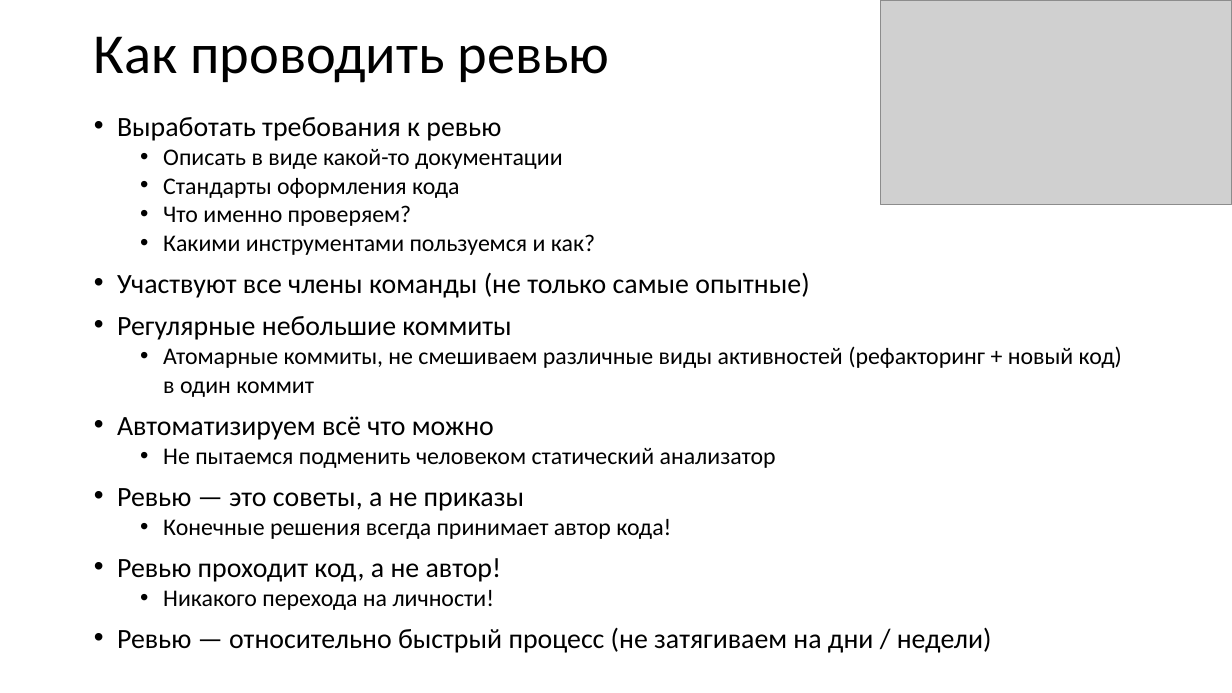
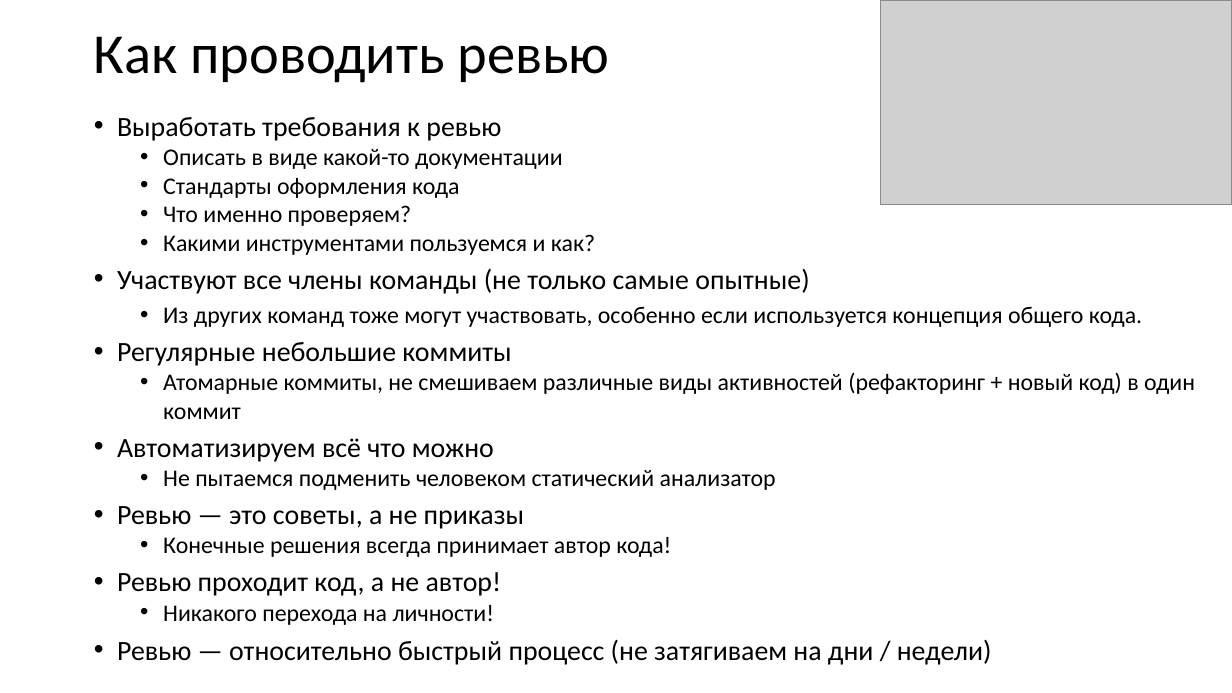
Before and after one commit to xtrueman/prog_instruments, a slide deck: slide 10 of presentations/CodeReview.pptx. Drawn at 1232x693 pixels with LibreOffice and Linux fonts; fonts in the diff are those of the drawing; grey boxes stand for pictures. Boxes give left, top, right and bottom in pixels: in the first picture for what was removed or moved away, otherwise in the second. Text is boxed around its words. In the diff, an @@ line names an element or a change of style, - is before the commit and + after.

```diff
--- a/presentations/CodeReview.pptx
+++ b/presentations/CodeReview.pptx
@@ text at <box>117,117,992,665</box>: less space between paragraphs @@
@@ text at <box>163,306,1142,327</box>: paragraph added @@
+  • Из других команд тоже могут участвовать, особенно если используется концепция общего кода.
```
Also in this commit, not shown: 3 other slides changed, 4 slides added, 1 other file.
